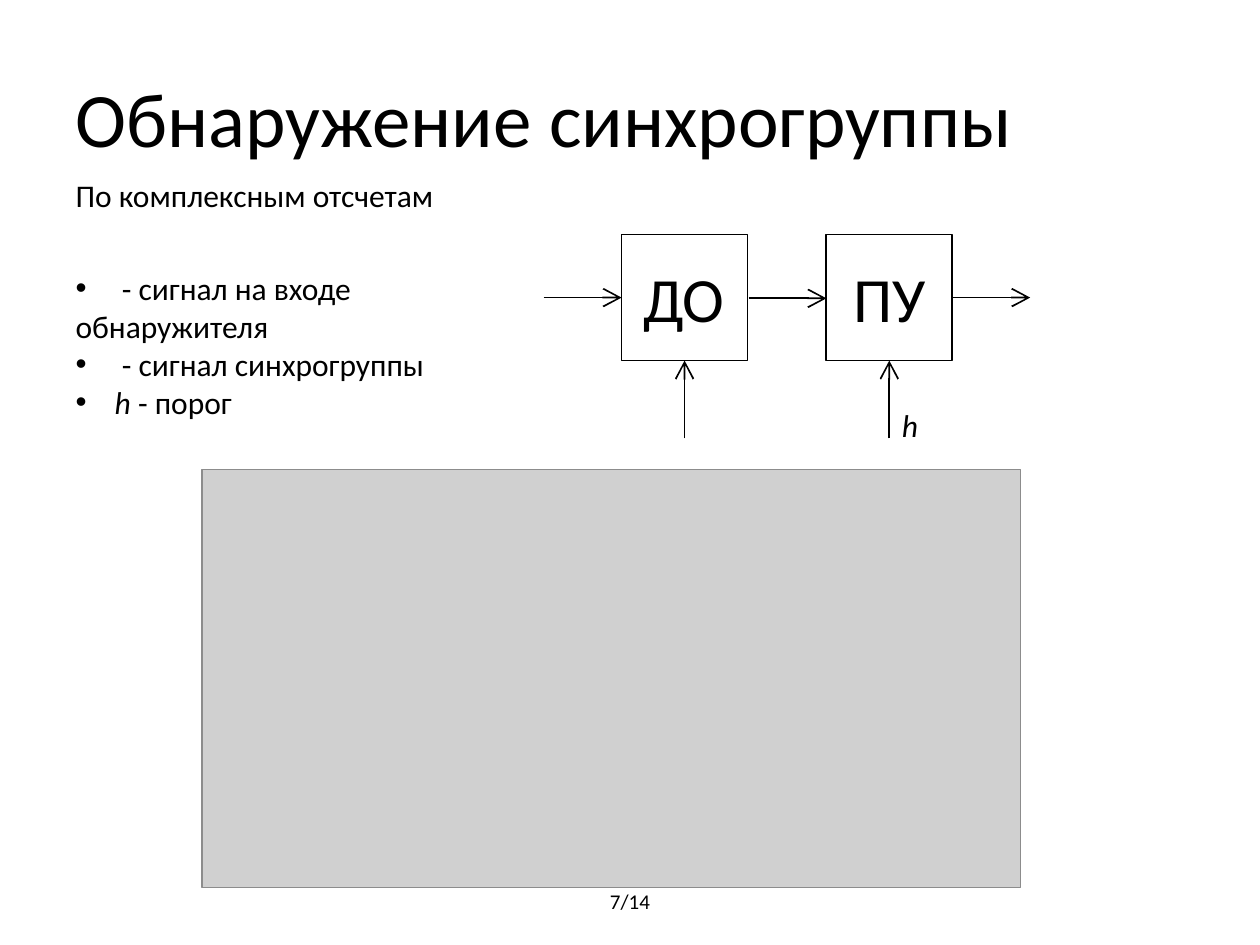
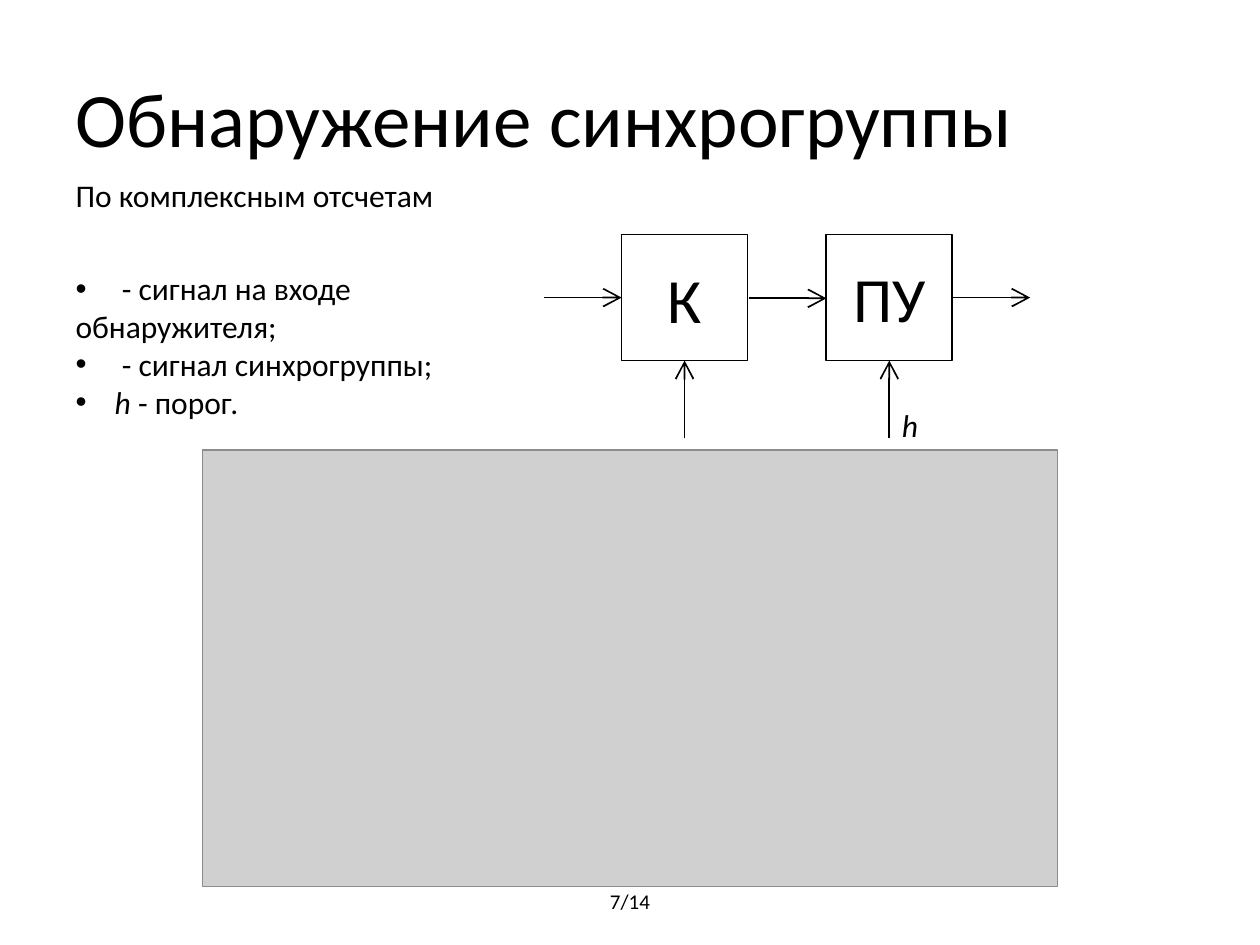
Before and after one commit to BorzhonovAI/magistr, a slide deck: slide 7 of Презентация Диплом.pptx. Drawn at 1260x945 pixels with LibreOffice and Linux fonts; fonts in the diff are those of the drawing; grey boxes stand for pictures. Boxes give left, top, right and bottom in pixels: in the first picture for what was removed or moved away, otherwise in the second. Text is boxed around its words. In the diff, an @@ line names an element or a change of style, - is before the commit and + after.

```diff
--- a/Презентация Диплом.pptx
+++ b/Презентация Диплом.pptx
@@ text at bbox=[667, 282, 701, 323]: text changed @@
-ДО
+К
@@ text at bbox=[76, 316, 432, 419]: text changed @@
-обнаружителя
-• - сигнал синхрогруппы
-• h - порог
+обнаружителя;
+• - сигнал синхрогруппы;
+• h - порог.
@@ picture: place and size @@
-picture at bbox=[202, 470, 1021, 888]
+picture at bbox=[202, 450, 1057, 887]
```
Also in this commit, not shown: 9 other slides changed, 6 slides added, 2 slides removed, 16 other files.
